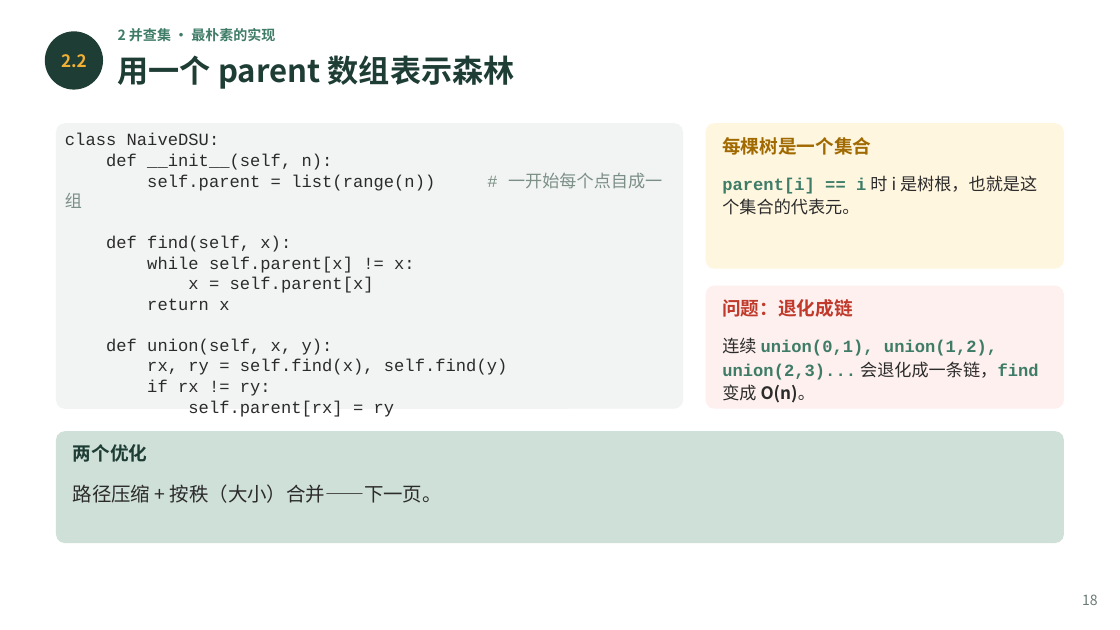
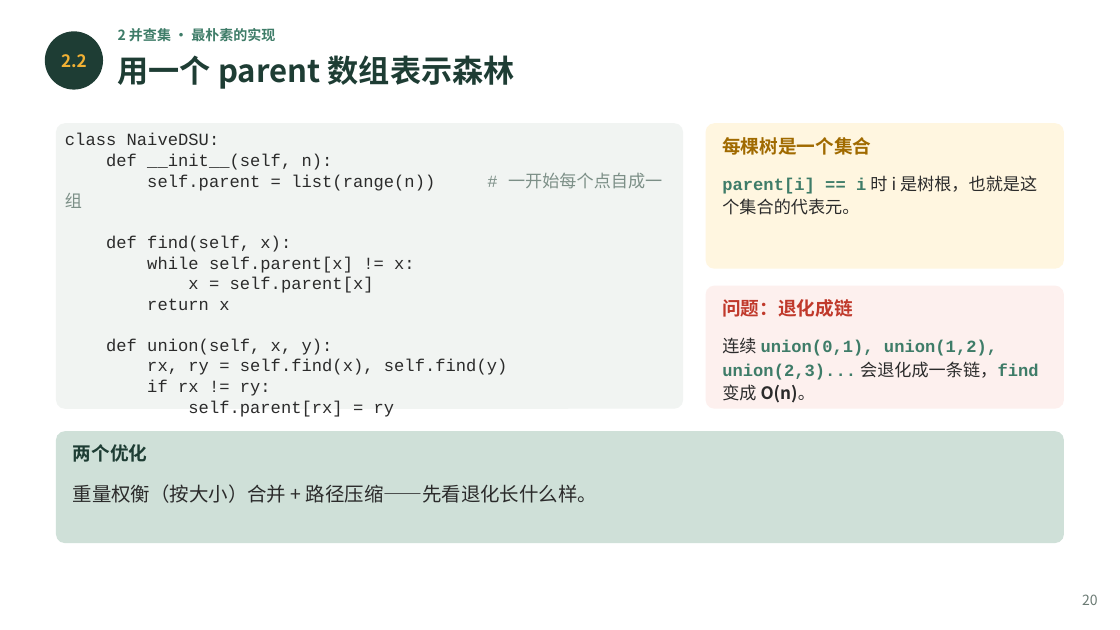
Before and after one commit to GMyhf/2026fall-cs101, a slide deck: slide 20 of courseware/202610_ADS_W09_Recursion_Backtracking_DSU.pptx (slide 18 before the commit). Drawn at 1120x630 pixels with LibreOffice and Linux fonts; fonts in the diff are those of the drawing. Boxes give left, top, right and bottom in pixels: in the first picture for what was removed or moved away, otherwise in the second. Text is boxed around its words. In the diff, an @@ line names an element or a change of style, - is before the commit and + after.

```diff
--- a/courseware/202610_ADS_W09_Recursion_Backtracking_DSU.pptx
+++ b/courseware/202610_ADS_W09_Recursion_Backtracking_DSU.pptx
@@ text at box(73, 484, 597, 503): text changed @@
-路径压缩 + 按秩（大小）合并——下一页。
+重量权衡（按大小）合并 + 路径压缩——先看退化长什么样。
@@ text at box(1082, 594, 1098, 605): text changed @@
-18
+20
```
Also in this commit, not shown: 12 other slides changed, 9 slides added, 13 other files.
